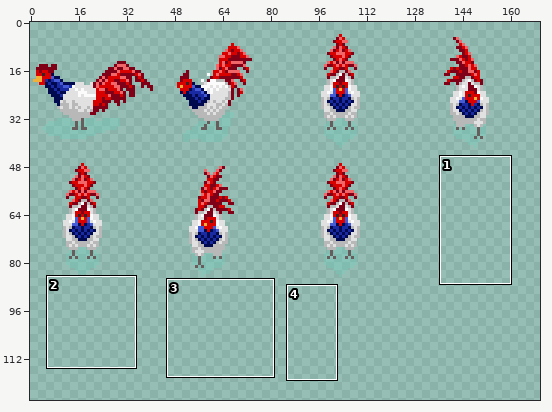
Two versions of one sprite sheet, Assets/Sprites/PowerUps/ColoredRooster_Spritesheet.png. The first picture is a wide view before the edit; the outline marks the close-up.
Close-up. As it was:
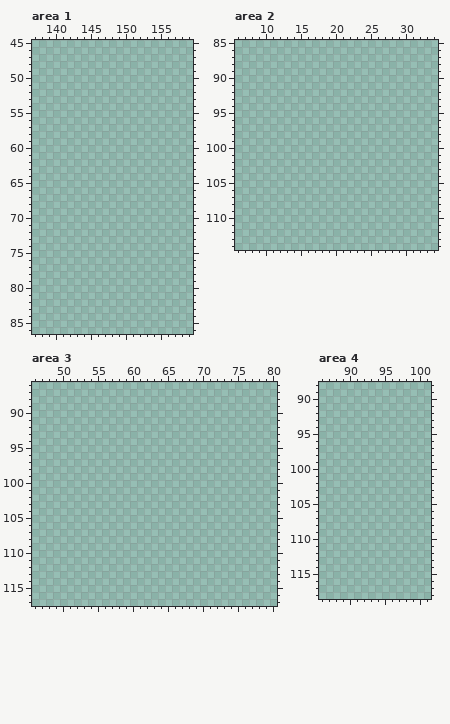
The file is 128x128 pixels. Colours within 5 levels of each other are drawn and written as one. Shown: area 1: x 137..159, y 45..86; area 2: x 6..34, y 85..114; area 3: x 46..80, y 86..117; area 4: x 86..101, y 88..118. The old version is drawn lined up with the new one. The wide view leaves out empty margins. The commit also changed other parts of the picture, which this record leaves out.
After:
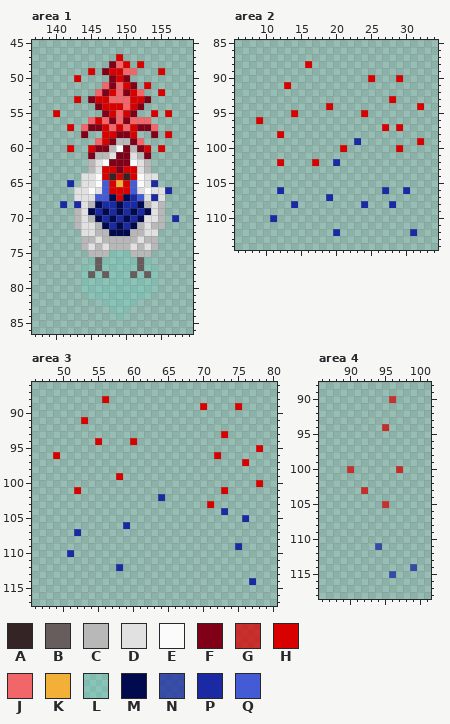
Palette (. is transparent): A #352425  B #675d5d  C #b9b8b8  D #e1e1e1  E #fbfbfb  F #800018  G #d80100bf  H #d80100  J #f16669  K #f3b039  L #68d5c24d  M #010a4f  N #1a2aa2bf  P #1a2aa2  Q #455ad5
Edits made:
canvas 128x128 -> 170x170; drawings rearranged on the sheet (the old picture shows each at its new place)
--- area 1
@@ x 137..159 @@
 46 .......................
-47 .......................
-48 .......................
-49 .......................
-50 .......................
-51 .......................
-52 .......................
-53 .......................
-54 .......................
-55 .......................
-56 .......................
-57 .......................
-58 .......................
-59 .......................
-60 .......................
-61 .......................
-62 .......................
-63 .......................
-64 .......................
-65 .......................
-66 .......................
-67 .......................
-68 .......................
-69 .......................
-70 .......................
-71 .......................
-72 .......................
-73 .......................
-74 .......................
-75 .......................
-76 .......................
-77 .......................
-78 .......................
-79 .......................
-80 .......................
-81 .......................
-82 .......................
-83 .......................
-84 .......................
+47 ............H..........
+48 ...........FJH.H.......
+49 ........H.FHHJJ...H....
+50 ......H....FHF.........
+51 ..........JFJHF.H......
+52 .........JFHJFHJ..H....
+53 ......H.FHHJJJHHF......
+54 .........FHHHJHF.......
+55 ...H......FHJHF..H.H...
+56 ........JHJFJFJJJ......
+57 .....H.JFFHJHJHFFJ.....
+58 .......F..HHFFH..F.H...
+59 .........JHFCCFJ.......
+60 .....H..HFFCEFCFH.H....
+61 ........FCCDFFDCF......
+62 ........CDEFFFEDC......
+63 ........CDHHFHHDC......
+64 .......DDEHAHAHEDD.....
+65 .....P.DDEQHKHQEDP.....
+66 ......DDEDQHHHQDEDDP...
+67 ......DDDQQMHMPQDPD....
+68 ....P.PDCMPPMPPMCDC....
+69 ......CDMPMPMPMPMDC....
+70 ......CDCMPMPMPMDDC.P..
+71 ......CDDCMPMPMCDCC....
+72 .......DDCCMMMCCDD.....
+73 .......CCDCCCCCDCC.....
+74 .......CDCDCCCDCDC.....
+75 ........CCCLLLCCC......
+76 ........LBLLLLLBL......
+77 .......LLBLLLLLBLL.....
+78 .......LBLBLLLBLBL.....
+79 .......LLLLLLLLLLL.....
+80 .......LLLLLLLLLLL.....
+81 ........LLLLLLLLL......
+82 ..........LLLLL........
+83 ...........LLL.........
+84 ............L..........
 85 .......................
--- area 2
@@ x 6..34 @@
  87 .............................
- 88 .............................
+ 88 ..........H..................
  89 .............................
- 90 .............................
- 91 .............................
+ 90 ...................H...H.....
+ 91 .......H.....................
  92 .............................
- 93 .............................
- 94 .............................
- 95 .............................
- 96 .............................
- 97 .............................
- 98 .............................
- 99 .............................
-100 .............................
+ 93 ......................H......
+ 94 .............H............H..
+ 95 ........H.........H..........
+ 96 ...H.........................
+ 97 .....................H.H.....
+ 98 ......H......................
+ 99 .................P........H..
+100 ...............H.......H.....
 101 .............................
-102 .............................
+102 ......H....H..P..............
 103 .............................
@@ x 6..34 @@
 105 .............................
-106 .............................
-107 .............................
-108 .............................
+106 ......P..............P..P....
+107 .............P...............
+108 ........P.........P...P......
 109 .............................
-110 .............................
+110 .....P.......................
 111 .............................
-112 .............................
+112 ..............P..........P...
 113 .............................
--- area 3
@@ x 46..80 @@
  87 ...................................
- 88 ...................................
- 89 ...................................
+ 88 ..........H........................
+ 89 ........................H....H.....
  90 ...................................
- 91 ...................................
+ 91 .......H...........................
  92 ...................................
- 93 ...................................
- 94 ...................................
- 95 ...................................
- 96 ...................................
- 97 ...................................
+ 93 ...........................H.......
+ 94 .........H....H....................
+ 95 ................................H..
+ 96 ...H......................H........
+ 97 ..............................H....
  98 ...................................
- 99 ...................................
-100 ...................................
-101 ...................................
-102 ...................................
-103 ...................................
-104 ...................................
-105 ...................................
-106 ...................................
-107 ...................................
+ 99 ............H......................
+100 ................................H..
+101 ......H....................H.......
+102 ..................P................
+103 .........................H.........
+104 ...........................P.......
+105 ..............................P....
+106 .............P.....................
+107 ......P............................
 108 ...................................
-109 ...................................
-110 ...................................
+109 .............................P.....
+110 .....P.............................
 111 ...................................
-112 ...................................
+112 ............P......................
 113 ...................................
-114 ...................................
+114 ...............................P...
 115 ...................................
--- area 4
@@ x 94..98 @@
  89 .....
- 90 .....
+ 90 ..G..
  91 .....
@@ x 93..97 @@
  93 .....
- 94 .....
+ 94 ..G..
  95 .....
@@ x 86..101 @@
  99 ................
-100 ................
+100 ....G......G....
 101 ................
 102 ................
-103 ................
+103 ......G.........
 104 ................
-105 ................
+105 .........G......
 106 ................
@@ x 92..101 @@
 110 ..........
-111 ..........
+111 ..N.......
 112 ..........
 113 ..........
-114 ..........
-115 ..........
+114 .......N..
+115 ....N.....
 116 ..........
